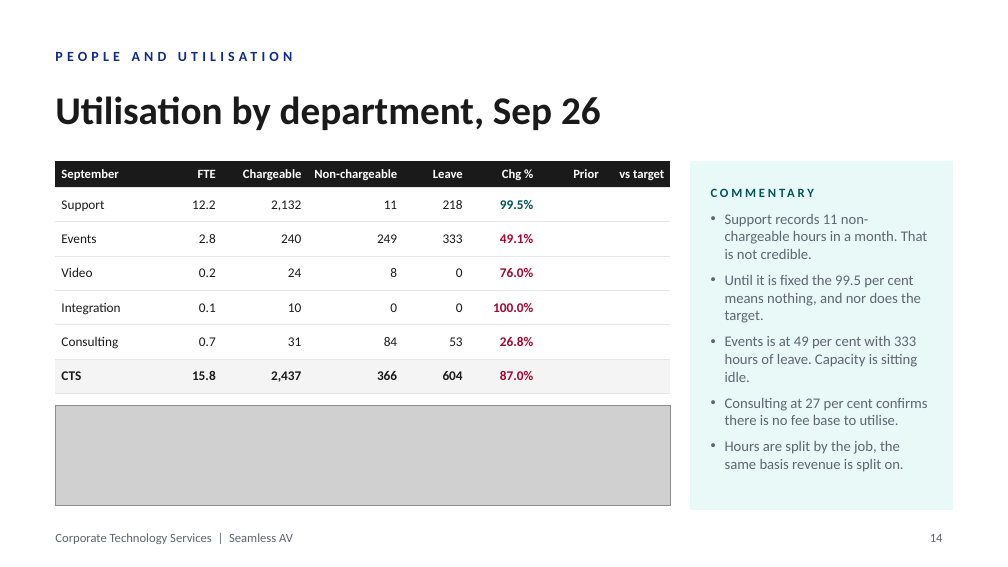
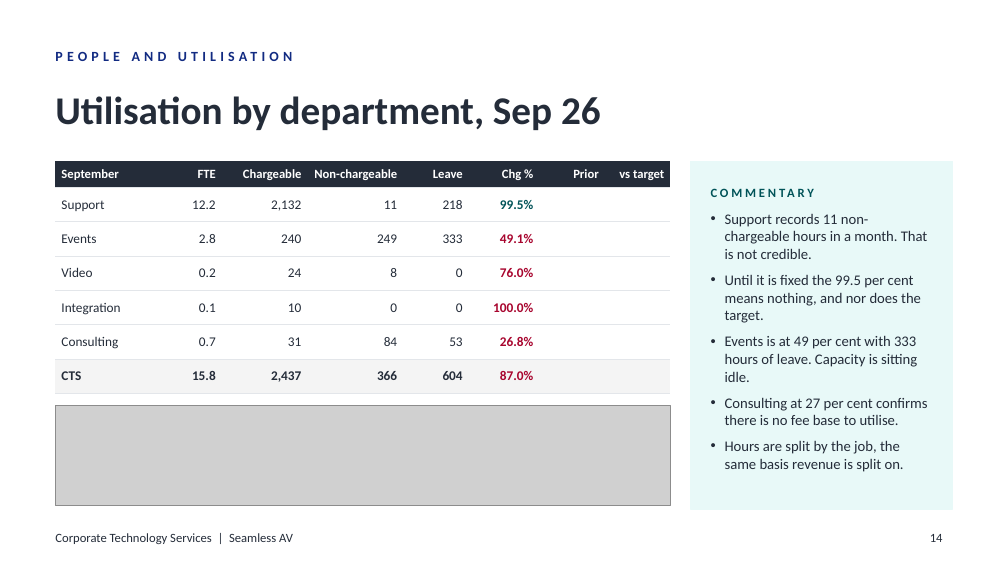
Before and after one commit to WesleyNelson-O33/Claude, a slide deck: slide 14 of deck/CTS Monthly Business Review - September 2026.pptx. Drawn at 1008x567 pixels with LibreOffice and Linux fonts; fonts in the diff are those of the drawing; grey boxes stand for pictures; background and template pictures are left out. Boxes give left, top, right and bottom in pixels: in the first picture for what was removed or moved away, otherwise in the second. Text is boxed around its words. In the diff, an @@ line names an element or a change of style, - is before the commit and + after.

```diff
--- a/deck/CTS Monthly Business Review - September 2026.pptx
+++ b/deck/CTS Monthly Business Review - September 2026.pptx
@@ title "Utilisation by department, Sep 26" at bbox=[55, 96, 601, 130]: text colour #1A1A1A to #242C39 @@
@@ table at bbox=[55, 161, 670, 386] @@
@@ fill #1A1A1A to #242C39 in row 1 @@
@@ text colour #1A1A1A to #242C39 in "Support", "12.2", "2,132", "11" and 26 more places @@
@@ text colour #5F6670 to #242C39 in 3 elements at bbox=[725, 214, 928, 472], bbox=[930, 534, 943, 542], bbox=[55, 533, 293, 544] @@
```
Also in this commit, not shown: 17 other slides changed, 1 other file.
